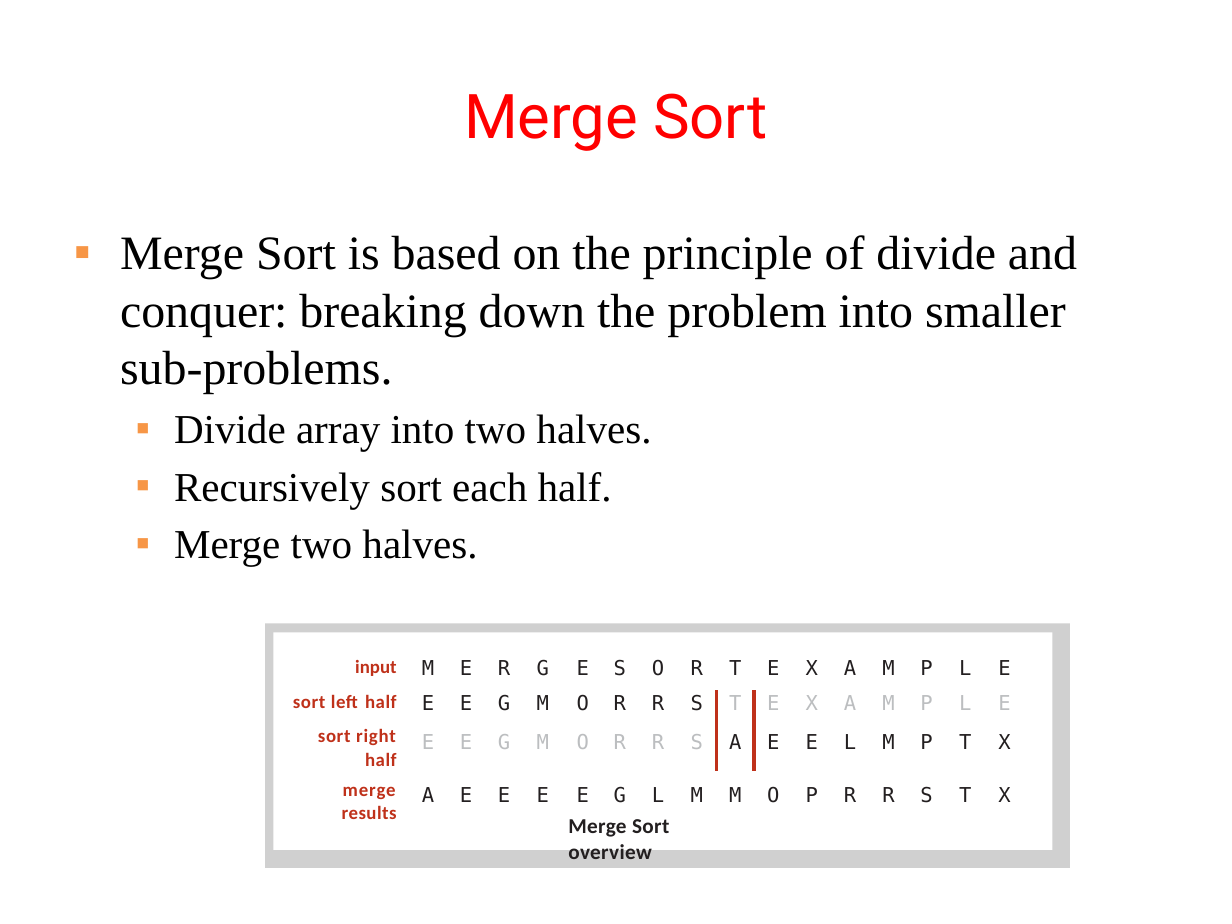
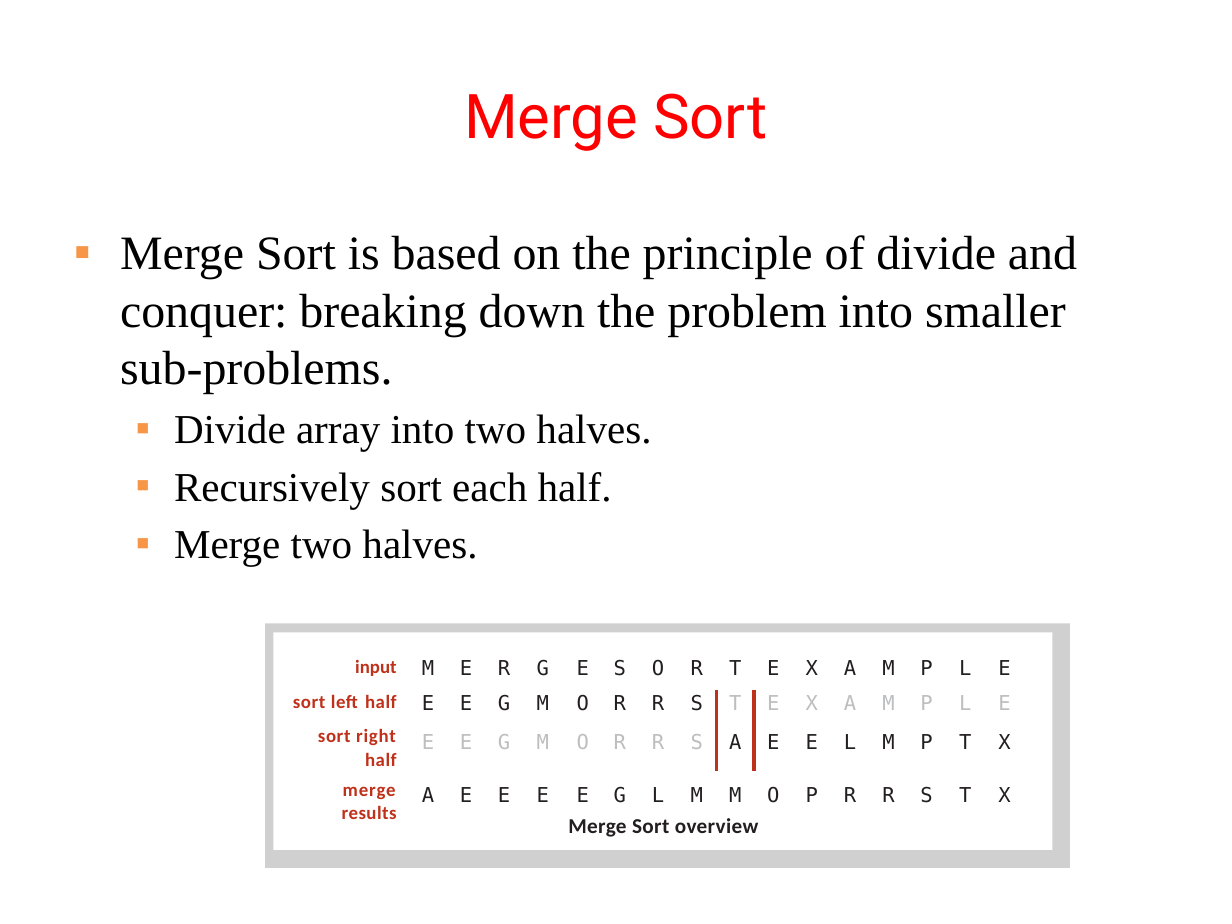
Before and after one commit to guhofstra/CSC017, a slide deck: slide 41 of PPTs/Lecture 13-sorting algorithms.pptx. Drawn at 1232x924 pixels with LibreOffice and Linux fonts; fonts in the diff are those of the drawing; grey boxes stand for pictures. Boxes give left, top, right and bottom in pixels: in the first picture for what was removed or moved away, otherwise in the second. Text is boxed around its words. In the diff, an @@ line names an element or a change of style, - is before the commit and + after.

```diff
--- a/PPTs/Lecture 13-sorting algorithms.pptx
+++ b/PPTs/Lecture 13-sorting algorithms.pptx
@@ text "Merge Sort overview" rewrapped from [568,819,669,859] to [568,818,758,837] @@
```
Also in this commit, not shown: 33 other slides changed, 4 other files.
